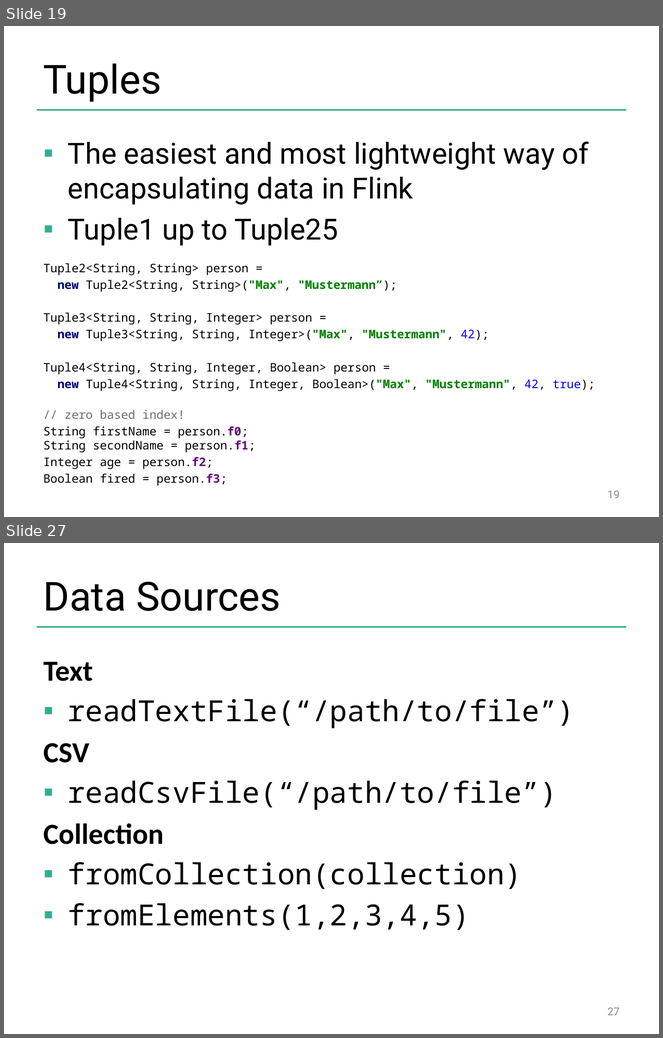
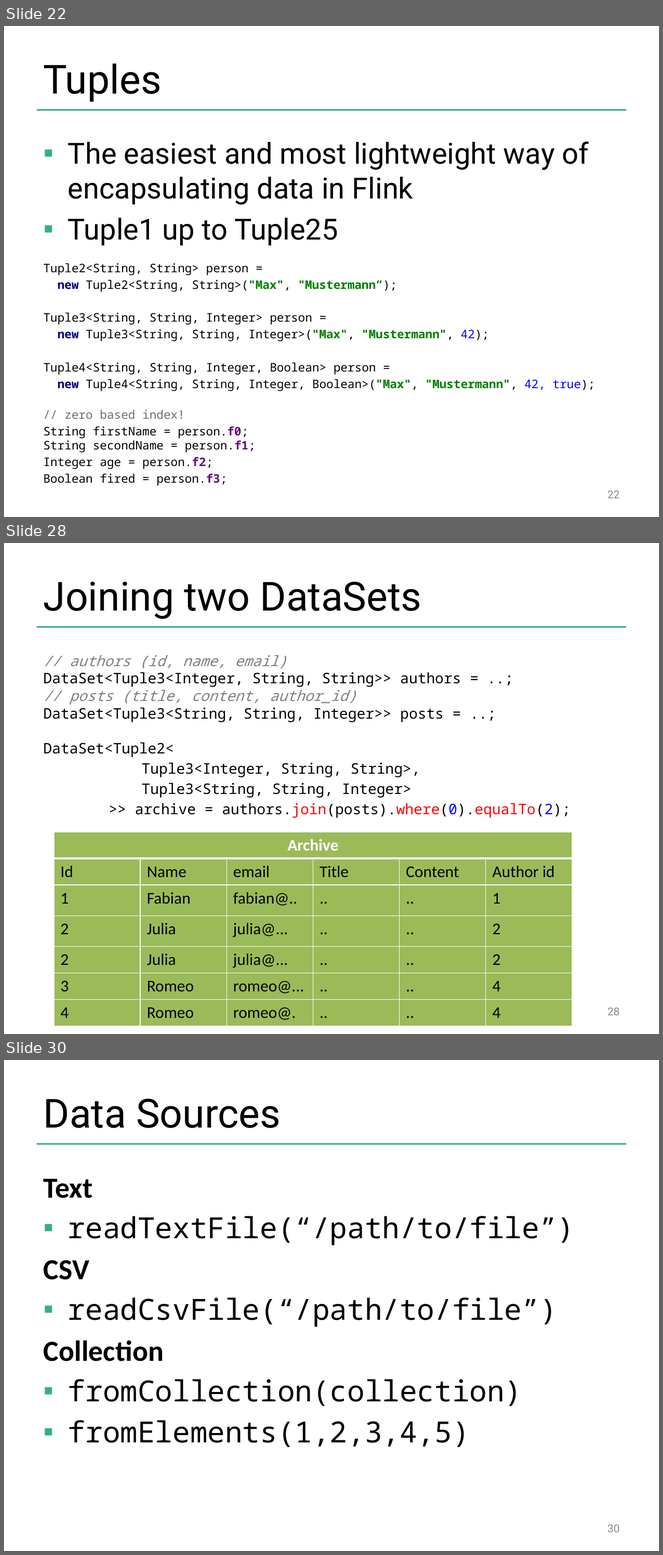
Before and after one commit to dataArtisans/flink-training-web, a slide deck: slides/flink_batch_basics.pptx. Shown one above the other, each under a label of ours: slides 19 and 27 before the commit, slides 22, 28 and 30 after it; the slides between them are not shown. The pictures are 663x1038 and 663x1555 pixels, drawn with LibreOffice and Linux fonts; fonts in the diff are those of the drawing; background and template pictures are left out. Boxes give left, top, right and bottom in pixels: in the first picture for what was removed or moved away, otherwise in the second. Text is boxed around its words. In the diff, an @@ line names an element or a change of style, - is before the commit and + after.

```diff
--- a/slides/flink_batch_basics.pptx
+++ b/slides/flink_batch_basics.pptx
@@ slide 28 added at bbox=[4, 543, 659, 1034], background #FFFFFF; not listed: 1 template element that a slide beside it also shows @@
@@ title added at bbox=[44, 581, 422, 619], 44 pt, text #000000 @@
+Joining two DataSets
@@ text added at bbox=[44, 655, 571, 818], 16 pt, text #000000 @@
+// authors (id, name, email)
+DataSet<Tuple3<Integer, String, String>> authors = ..;
+// posts (title, content, author_id)
+DataSet<Tuple3<String, String, Integer>> posts = ..;
+DataSet<Tuple2<
+Tuple3<Integer, String, String>,
+Tuple3<String, String, Integer>
+>> archive = authors.join(posts).where(0).equalTo(2);
@@ table added at bbox=[54, 832, 573, 1025], 7 rows, 6 columns @@
+Archive |  |  |  |  | 
+Id | Name | email | Title | Content | Author id
+1 | Fabian | fabian@.. | .. | .. | 1
+2 | Julia | julia@... | .. | .. | 2
+2 | Julia | julia@... | .. | .. | 2
+3 | Romeo | romeo@... | .. | .. | 4
+4 | Romeo | romeo@. | .. | .. | 4
@@ page number added at bbox=[608, 1008, 620, 1016], 12 pt, text #8C8C8C @@
+28
@@ what was slide 19 is now slide 22 @@
@@ page number at bbox=[608, 491, 620, 499]: text changed @@
-19
+22
@@ what was slide 27 is now slide 30 @@
@@ page number at bbox=[608, 1525, 620, 1533]: text changed @@
-27
+30
```
Also in this commit, not shown: 13 slides changed, 7 other slides added, 5 slides removed.
